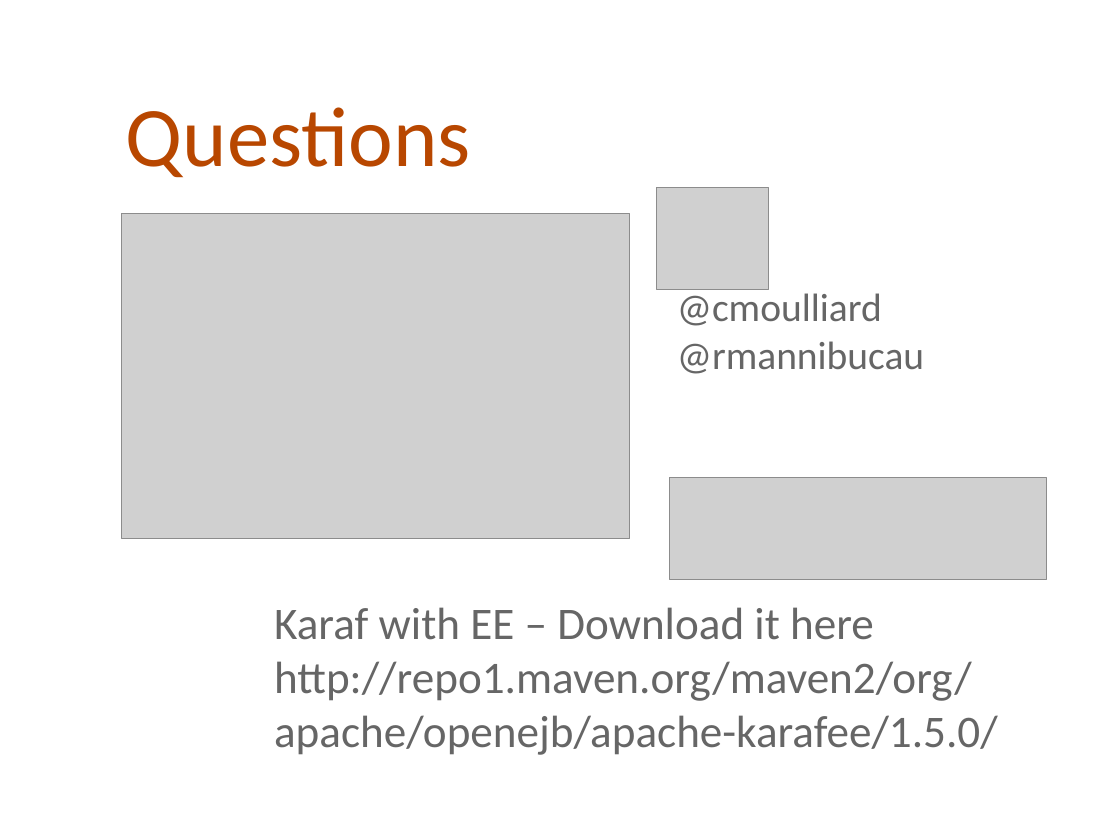
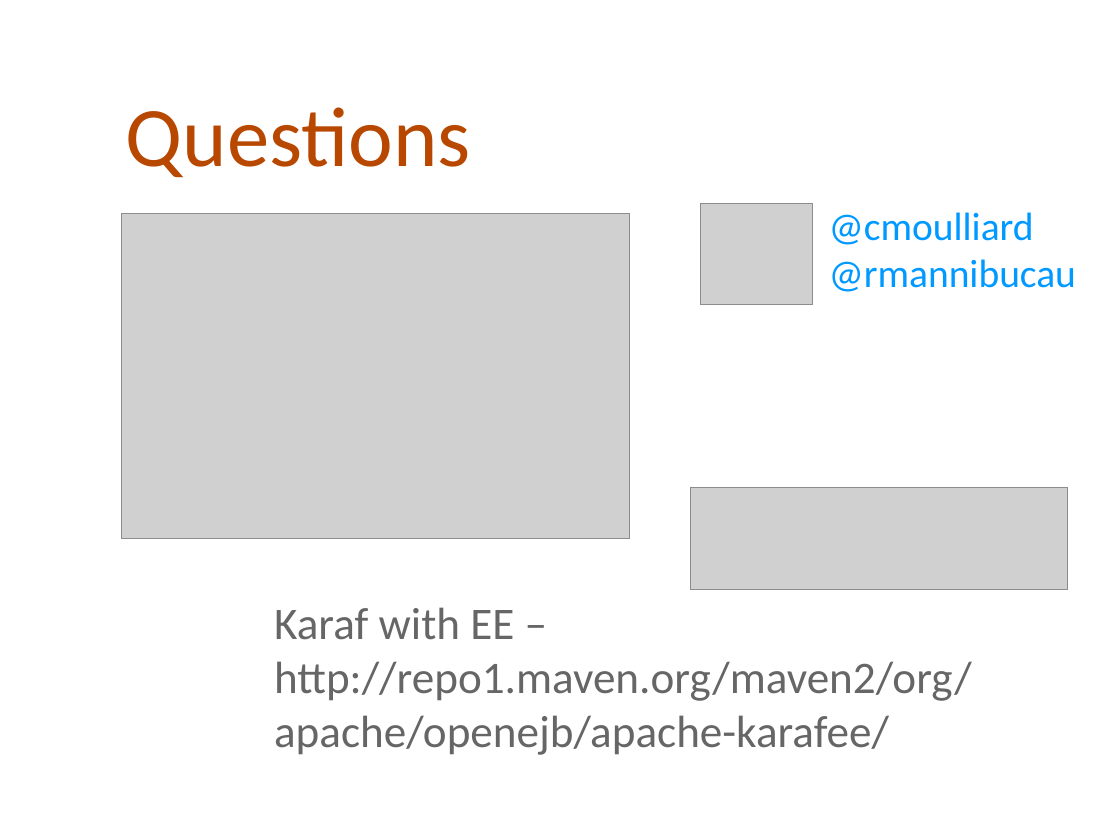
Before and after one commit to cmoulliard/apachecon-2012, a slide deck: slide 52 of karaf-ee-apachecon_eu_2012.odp (slide 49 before the commit). Drawn at 1120x840 pixels with LibreOffice and Linux fonts; fonts in the diff are those of the drawing; grey boxes stand for pictures; background and template pictures are left out. Boxes give left, top, right and bottom in pixels: in the first picture for what was removed or moved away, otherwise in the second. Text is boxed around its words. In the diff, an @@ line names an element or a change of style, - is before the commit and + after.

```diff
--- a/karaf-ee-apachecon_eu_2012.odp
+++ b/karaf-ee-apachecon_eu_2012.odp
@@ text "@cmoulliard" at (829,212,1076,292): text colour #666666 to #0099FF @@
@@ picture: place and size @@
-picture at (657,188,768,290)
+picture at (701,203,813,305)
@@ picture: place and size @@
-picture at (670,478,1047,579)
+picture at (691,488,1068,589)
@@ text at (274,607,972,755): text changed @@
-Karaf with EE – Download it here
-http://repo1.maven.org/maven2/org/apache/openejb/apache-karafee/1.5.0/
+Karaf with EE –
+http://repo1.maven.org/maven2/org/apache/openejb/apache-karafee/
```
Also in this commit, not shown: 14 other slides changed, 4 slides added, 1 slide removed.
